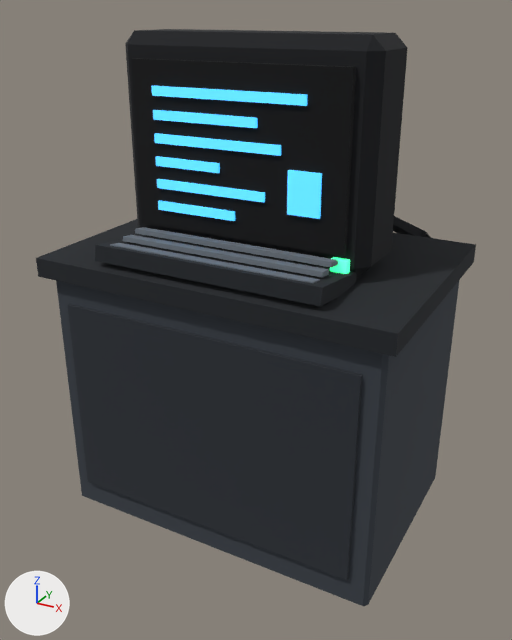
The FBX model Assets/_Project/Art/Environment/LabKit/Meshes/Terminal_Offline.fbx as it was, and as the next commit left it.
Both versions are drawn from a 50 mm lens placed at (0.838, -1.556, 1.328), pointed at (-0.019, 0.002, 0.55). The lights are fixed; the arrows at lower left show +X, +Y and +Z. The picture after the commit comes second.

In view in the first picture: 'Terminal_Offline'.
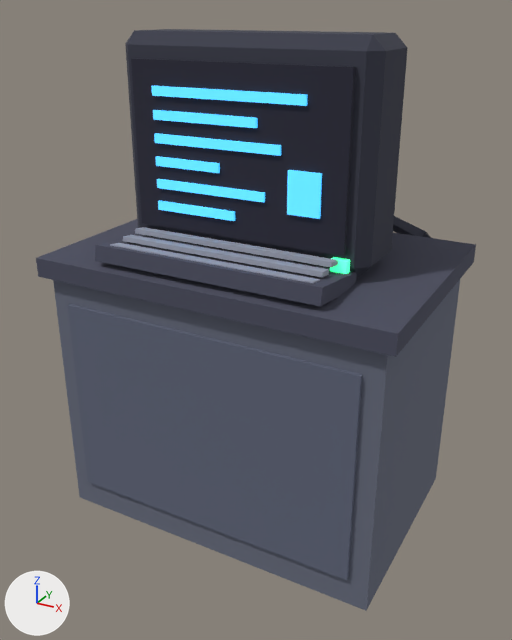
Changed parts and their boxes (x1, y1, x2, y2) in the pictures (512 x 640 px):
'Terminal_Offline', recoloured, reshaped (black to blue)
    before: (36, 29, 476, 606)
    after: (36, 29, 476, 611)
part 1 of me_terminal_offline, added
    after: (53, 280, 460, 611)
part 2 of me_terminal_offline, deleted
    before: (56, 281, 459, 606)

Edits to the bpy script that builds the scene:
```text
Change mat_lab_metaldark:
    mat_lab_metaldark.base_color: (0.0137, 0.0168, 0.0212) -> (0.0723, 0.0762, 0.117)  # black #1f2328 -> greyish blue #4c4e60
Change mat_lab_gunmetal:
    mat_lab_gunmetal.base_color: (0.0423, 0.0513, 0.0648) -> (0.138, 0.153, 0.209)  # dark grey #3a4048 -> greyish blue #686d7e
Change mat_lab_walldark:
    mat_lab_walldark.base_color: (0.0232, 0.0284, 0.0369) -> (0.12, 0.136, 0.198)  # dark grey #2a2f36 -> greyish blue #61677b
Change mat_lab_plastic:
    mat_lab_plastic.base_color: (0.00857, 0.00972, 0.0123) -> (0.0452, 0.0482, 0.0723)  # black #17191d -> greyish blue #3c3e4c
Change mat_lab_void:
    mat_lab_void.base_color: (0.00243, 0.00273, 0.00368) -> (0.0232, 0.0232, 0.0423)  # black #08090c -> dark blue #2a2a3a
Change mat_lab_metal:
    mat_lab_metal.base_color: (0.156, 0.181, 0.212) -> (0.337, 0.361, 0.445)  # grey #6e767f -> grey #9da2b2
Change me_terminal_offline:
    used by ob_terminal_offline; location = (0.0, 0.0, 0.0)
    remove me_terminal_offline.from_pydata(...)  # 228 vertices, 204 faces; spans x -0.475..0.475, y -0.325..0.44, z 0.0..1.28
    add me_terminal_offline.from_pydata(...)  # 212 vertices, 184 faces; spans x -0.475..0.475, y -0.325..0.44, z 0.0..1.28
    me_terminal_offline part 1: a new loose piece, a box spanning x -0.45..0.45, y -0.3..0.3, z 0.0..0.7, in mat_lab_gunmetal (greyish blue #686d7e)
    me_terminal_offline part 2: the loose piece of 24 vertices spanning x -0.45..0.45, y -0.3..0.3, z 0.0..0.7 is deleted
```
